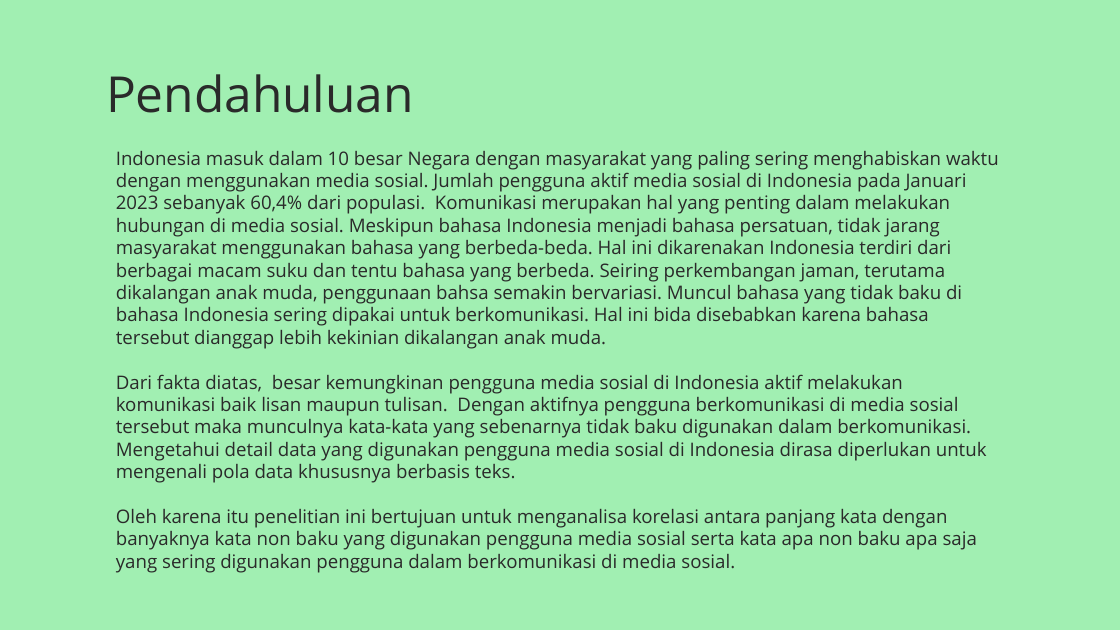
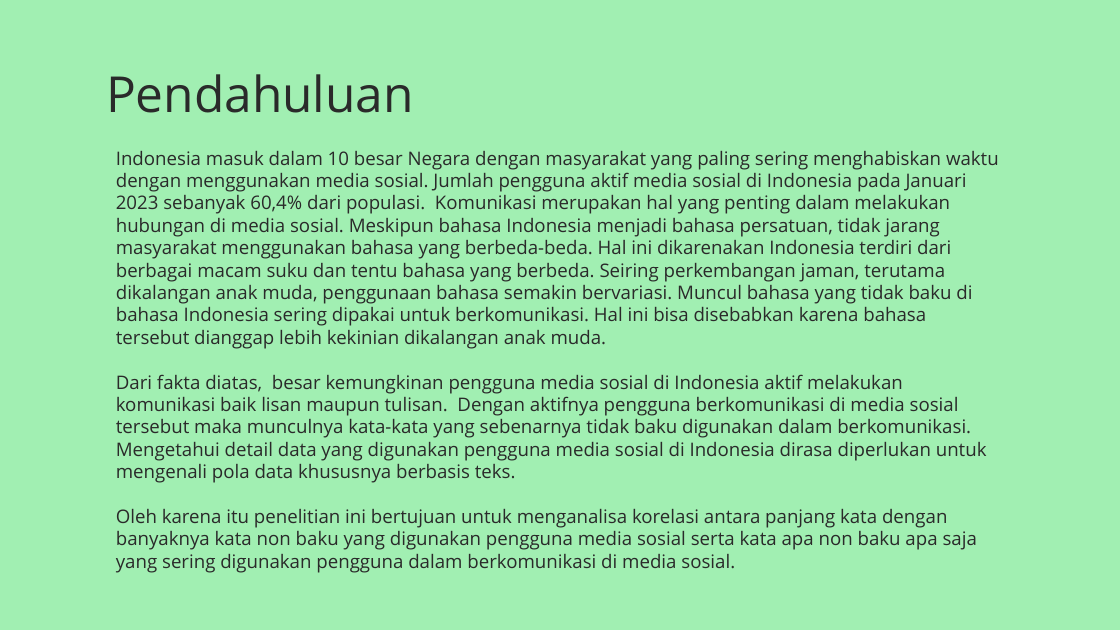
Before and after one commit to Tomiprase3270/binar-data-science-gold, a slide deck: slide 2 of analisis kata alay pada data tweet.pptx. Drawn at 1120x630 pixels with LibreOffice and Linux fonts; fonts in the diff are those of the drawing. Boxes give left, top, right and bottom in pixels: in the first picture for what was removed or moved away, otherwise in the second. Text is boxed around its words. In the diff, an @@ line names an element or a change of style, - is before the commit and + after.

Commit message:
modifikasi analisis kata alay pada data tweet.pptx

```diff
--- a/analisis kata alay pada data tweet.pptx
+++ b/analisis kata alay pada data tweet.pptx
@@ text at box(116, 151, 999, 349): text changed @@
-Indonesia masuk dalam 10 besar Negara dengan masyarakat yang paling sering menghabiskan waktu dengan menggunakan media sosial. Jumlah pengguna aktif media sosial di Indonesia pada Januari 2023 sebanyak 60,4% dari populasi. Komunikasi merupakan hal yang penting dalam melakukan hubungan di media sosial. Meskipun bahasa Indonesia menjadi bahasa persatuan, tidak jarang masyarakat menggunakan bahasa yang berbeda-beda. Hal ini dikarenakan Indonesia terdiri dari berbagai macam suku dan tentu bahasa yang berbeda. Seiring perkembangan jaman, terutama dikalangan anak muda, penggunaan bahsa semakin bervariasi. Muncul bahasa yang tidak baku di bahasa Indonesia sering dipakai untuk berkomunikasi. Hal ini bida disebabkan karena bahasa tersebut dianggap lebih kekinian dikalangan anak muda.
+Indonesia masuk dalam 10 besar Negara dengan masyarakat yang paling sering menghabiskan waktu dengan menggunakan media sosial. Jumlah pengguna aktif media sosial di Indonesia pada Januari 2023 sebanyak 60,4% dari populasi. Komunikasi merupakan hal yang penting dalam melakukan hubungan di media sosial. Meskipun bahasa Indonesia menjadi bahasa persatuan, tidak jarang masyarakat menggunakan bahasa yang berbeda-beda. Hal ini dikarenakan Indonesia terdiri dari berbagai macam suku dan tentu bahasa yang berbeda. Seiring perkembangan jaman, terutama dikalangan anak muda, penggunaan bahasa semakin bervariasi. Muncul bahasa yang tidak baku di bahasa Indonesia sering dipakai untuk berkomunikasi. Hal ini bisa disebabkan karena bahasa tersebut dianggap lebih kekinian dikalangan anak muda.
```
Also in this commit, not shown: 3 other slides changed.
